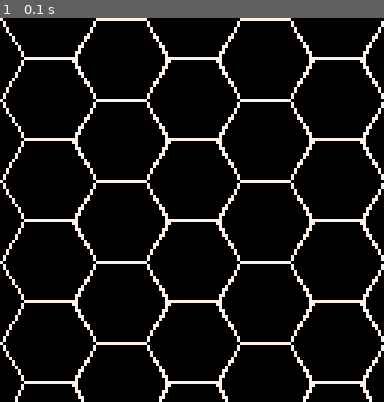
Above: before the commit, frame 1.
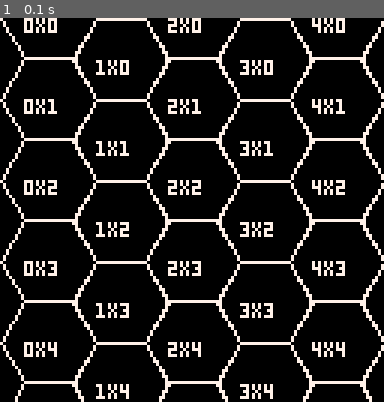
Above: after the commit, the same moment.

Repository: broquaint/pico8-carts
Game: PICO-8 cartridge eggjam202202.p8
Two runs of this game, one before a commit and one after it. Both use one fixed random seed, a clock stepped at 60 frames per second and the inputs below.
Inputs:
- Up to frame 1 (0.1 s): no input

The runs differ from the first frame. In frame 1, 4.4% of the frame differs, in the area x 6-90%, y 0-100%.

Commit message:
Make hexagon data richer
Rather than jamming it all into the lines.

Diff:
--- a/eggjam202202.p8
+++ b/eggjam202202.p8
@@ -20,10 +20,10 @@
 
 function _setup_hexagon(col, row, x1, y1)
    local angle = C_hex_angle
-   local hexagon = {}
+   local hexagon = { column = col, row = row, lines = {} }
    for _ = 1,6 do
       local x2, y2 = x1 + (g_hex_length * cos(angle * C_trig_step)), y1 + (g_hex_length * sin(angle * C_trig_step))
-      add(hexagon, { x1 = x1, y1 = y1, x2 = x2, y2 = y2, column = col, row = row })
+      add(hexagon.lines, { x1 = x1, y1 = y1, x2 = x2, y2 = y2, column = col, row = row })
       x1, y1 = x2, y2
       angle -= C_hex_angle
    end
@@ -49,7 +49,8 @@
 function _draw()
    cls()
    for hexagon in all(g_hex_grid) do
-      for hl in all(hexagon) do
+      print(hexagon.column .. "x" .. hexagon.row, hexagon.lines[1].x1 + 8, hexagon.lines[1].y1)
+      for hl in all(hexagon.lines) do
          line(hl.x1, hl.y1, hl.x2, hl.y2, white)
       end
    end
